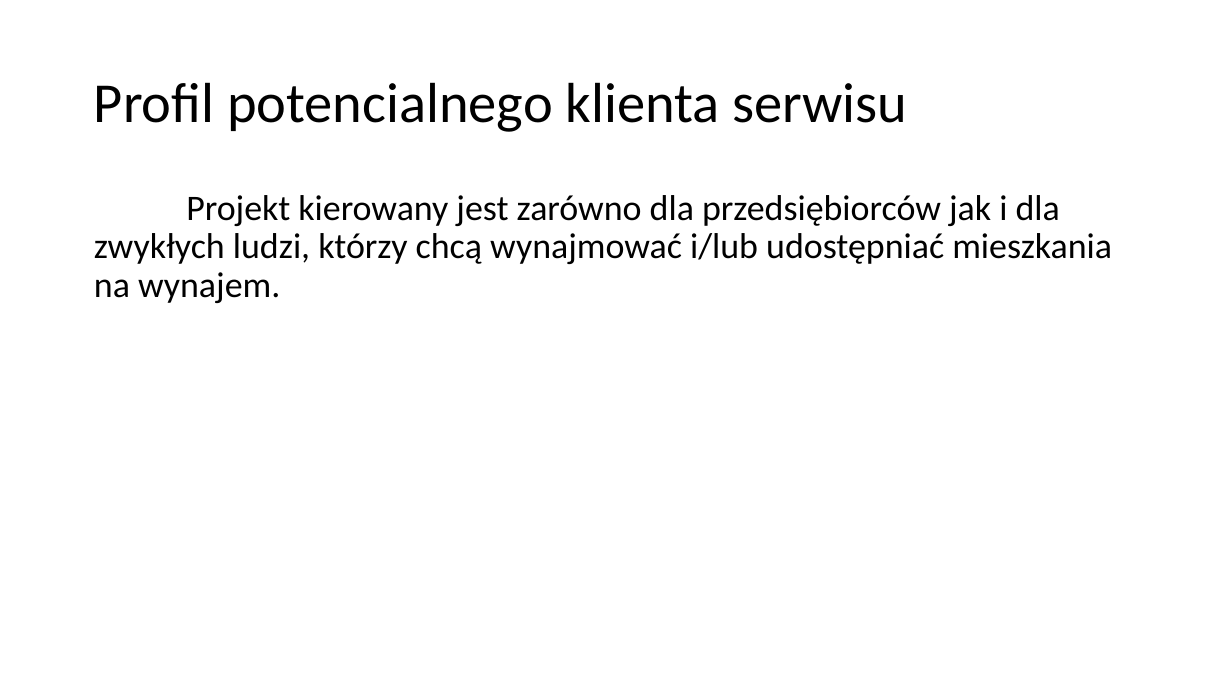
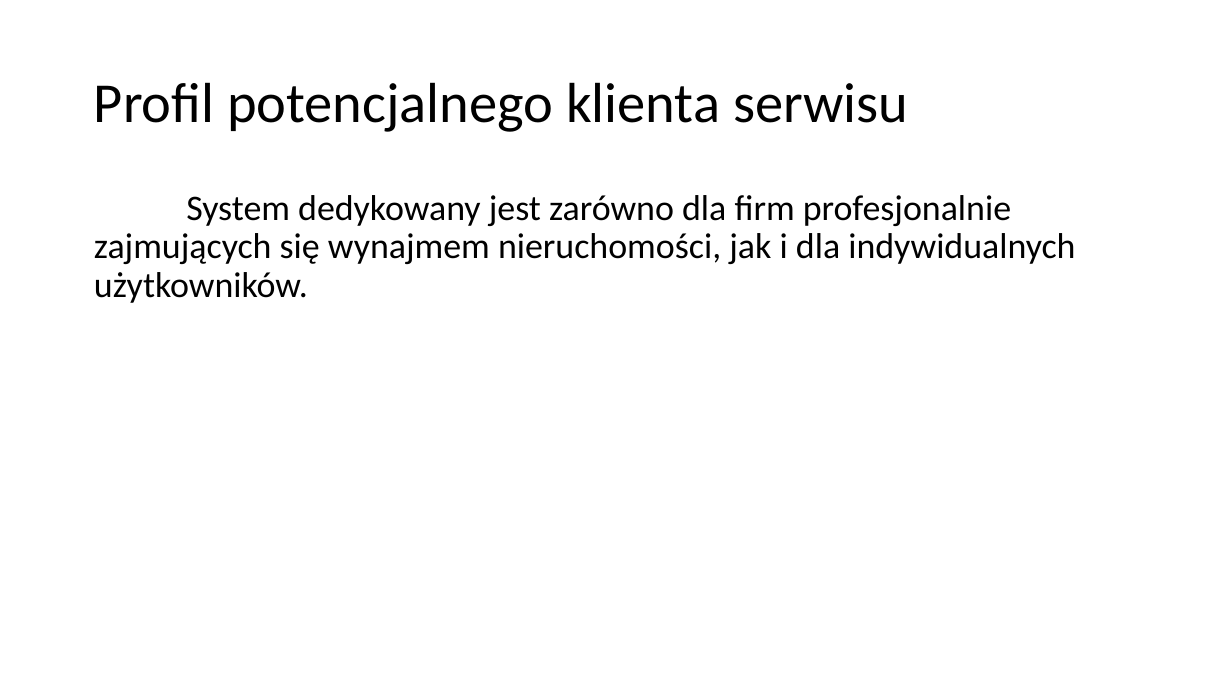
Before and after one commit to bjj-project/accommodation_announcements_documentation, a slide deck: slide 4 of accommodation_announcements_presentation.pptx. Drawn at 1232x693 pixels with LibreOffice and Linux fonts; fonts in the diff are those of the drawing. Boxes give left, top, right and bottom in pixels: in the first picture for what was removed or moved away, otherwise in the second. Text is boxed around its words. In the diff, an @@ line names an element or a change of style, - is before the commit and + after.

```diff
--- a/accommodation_announcements_presentation.pptx
+++ b/accommodation_announcements_presentation.pptx
@@ title at (94, 82, 908, 132): text changed @@
-Profil potencialnego klienta serwisu
+Profil potencjalnego klienta serwisu
@@ text at (94, 195, 1075, 303): text changed @@
-Projekt kierowany jest zarówno dla przedsiębiorców jak i dla zwykłych ludzi, którzy chcą wynajmować i/lub udostępniać mieszkania na wynajem.
+System dedykowany jest zarówno dla firm profesjonalnie zajmujących się wynajmem nieruchomości, jak i dla indywidualnych użytkowników.
```
Also in this commit, not shown: 5 other slides changed.
